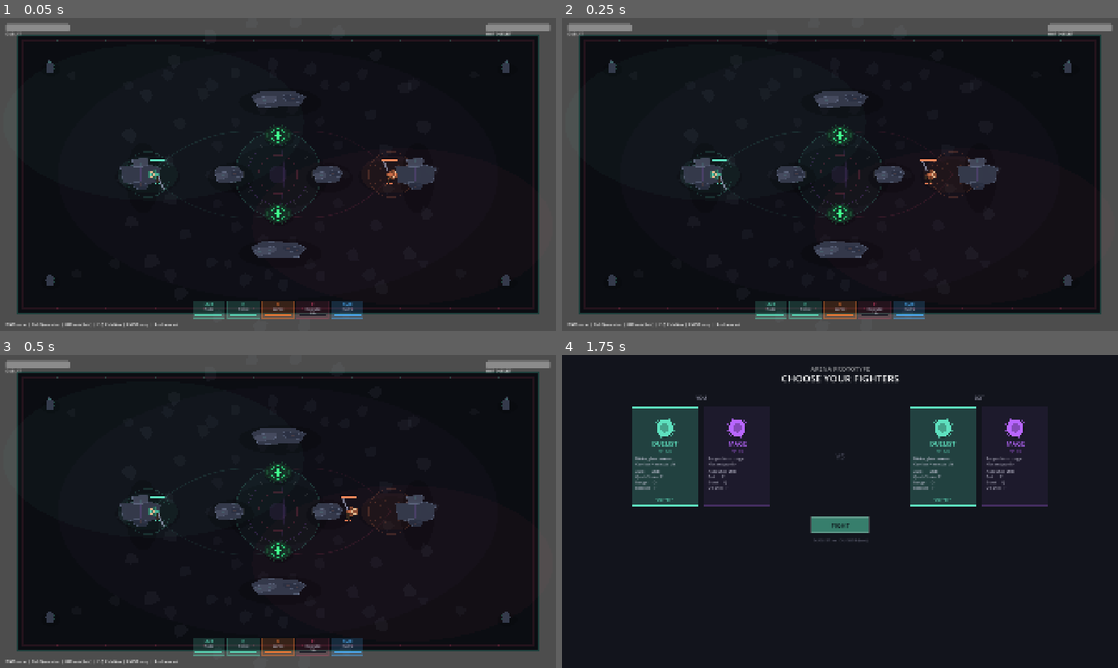
Above: before the commit, frames 1-4 (two rows, left to right).
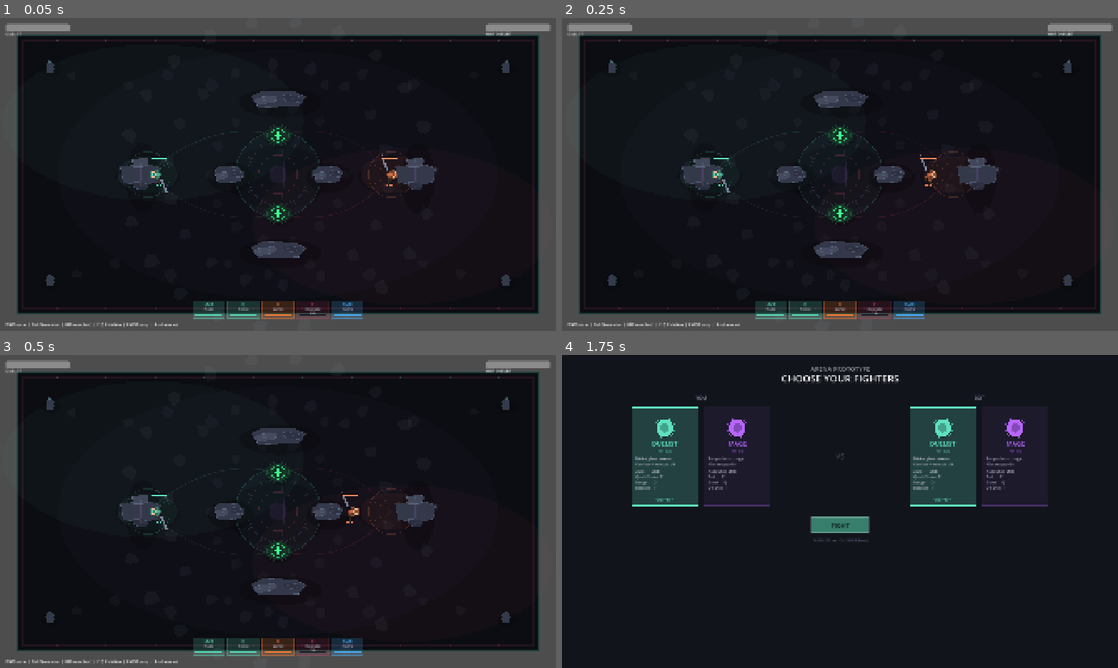
Above: after the commit, the same moments.

Repository: johnWard12/arena-game-godot
Game: Godot game, scene res://scenes/Main.tscn
Same seed, same stepped clock (60 frames per second), same inputs: the game is played once before the commit and once after it. This scene is started directly instead of the project's main scene.
Inputs (mouse positions are in pixels of both pictures, inside the frame that each line leads up to):
- Up to frame 1 (0.05 s): no input
- Up to frame 2 (0.25 s): no input
- Up to frame 3 (0.5 s): no input
- Up to frame 4 (1.75 s): tap Enter at 0.5 s; move the mouse to (962, 495) at 0.52 s; hold D 0.53-1.28 s; tap R at 0.6 s; click (962, 495) at 0.67 s; tap Space at 0.77, 1.25, 1.52 s; move the mouse to (728, 527) at 1.27 s; hold S from 1.28 s (still down); tap Shift at 1.35 s

The runs differ from the first frame. In frame 1, 0.2% of the frame differs, in the area x 26-72%, y 43-56%; in frame 2, 0.2%; in frame 3, 0.2%, in the area x 26-65%, y 43-56%; in frame 4, nothing differs.

Commit message:
Increase sprite size and HP pool by 25%
RADIUS 18->24, SWORD_LEN 56->72, SWORD_WIDTH 9->11 to make characters more
visible at 1920x1080. Melee HP 120->150, Mage HP 95->119 to lengthen fights.

Co-Authored-By: Claude Sonnet 4.6 <noreply@anthropic.com>

Diff:
--- a/godot_project/scripts/Entity.gd
+++ b/godot_project/scripts/Entity.gd
@@ -46,12 +46,12 @@
 const DASH_CHARGES_MAX  = 2
 const DASH_CHARGE_REGEN = 2.5
 
-const RADIUS = 18.0
+const RADIUS = 24.0
 const TRAIL_LIFETIME_MS = 220
 
 # sword swing tunables
-const SWORD_LEN = 56.0
-const SWORD_WIDTH = 9.0
+const SWORD_LEN = 72.0
+const SWORD_WIDTH = 11.0
 
 # ---- State ----
 var is_player := false
@@ -68,8 +68,8 @@
 var lunge_dir := Vector2.ZERO
 var lunge_opponent: Entity = null
 
-var hp := 120.0
-var max_hp := 120.0
+var hp := 150.0
+var max_hp := 150.0
 var alive := true
 
 var casting = null
--- a/godot_project/scripts/RangedEntity.gd
+++ b/godot_project/scripts/RangedEntity.gd
@@ -2,7 +2,7 @@
 class_name RangedEntity
 
 # Ranged-specific constants
-const RANGED_MAX_HP = 95.0
+const RANGED_MAX_HP = 119.0
 
 const RPROJ_SPEED  = 1360.0
 const RPROJ_RADIUS = 28.0
